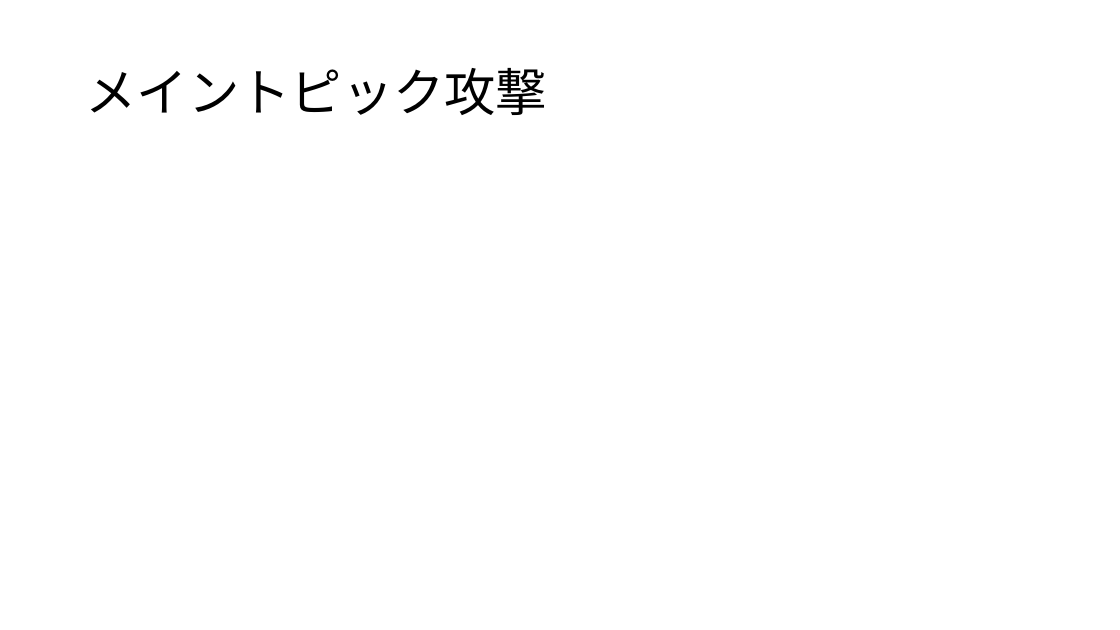
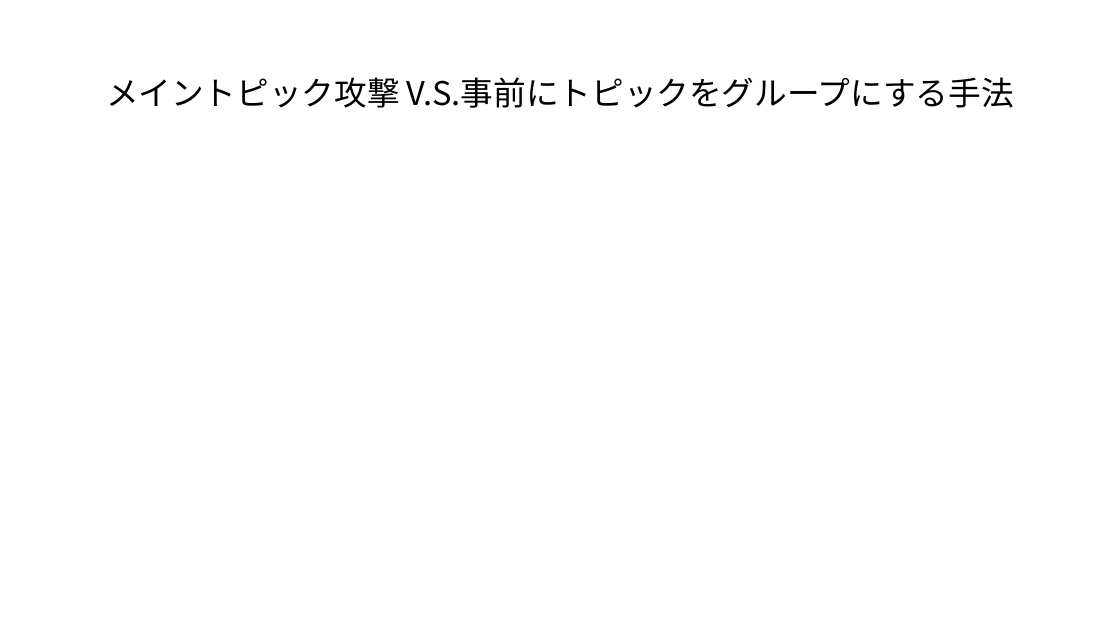
Before and after one commit to aaeviru/thesis, a slide deck: slide 64 of slide/sr2017-slide.pptx (slide 61 before the commit). Drawn at 1120x630 pixels with LibreOffice and Linux fonts; fonts in the diff are those of the drawing; grey boxes stand for pictures. Boxes give left, top, right and bottom in pixels: in the first picture for what was removed or moved away, otherwise in the second. Text is boxed around its words. In the diff, an @@ line names an element or a change of style, - is before the commit and + after.

```diff
--- a/slide/sr2017-slide.pptx
+++ b/slide/sr2017-slide.pptx
@@ title at [106,77,1014,108]: text changed; size 44 to 28 pt @@
-メイントピック攻撃
+メイントピック攻撃 V.S.事前にトピックをグループにする手法
```
Also in this commit, not shown: 3 other slides changed, 22 slides added, 1 slide removed, 12 other files.
